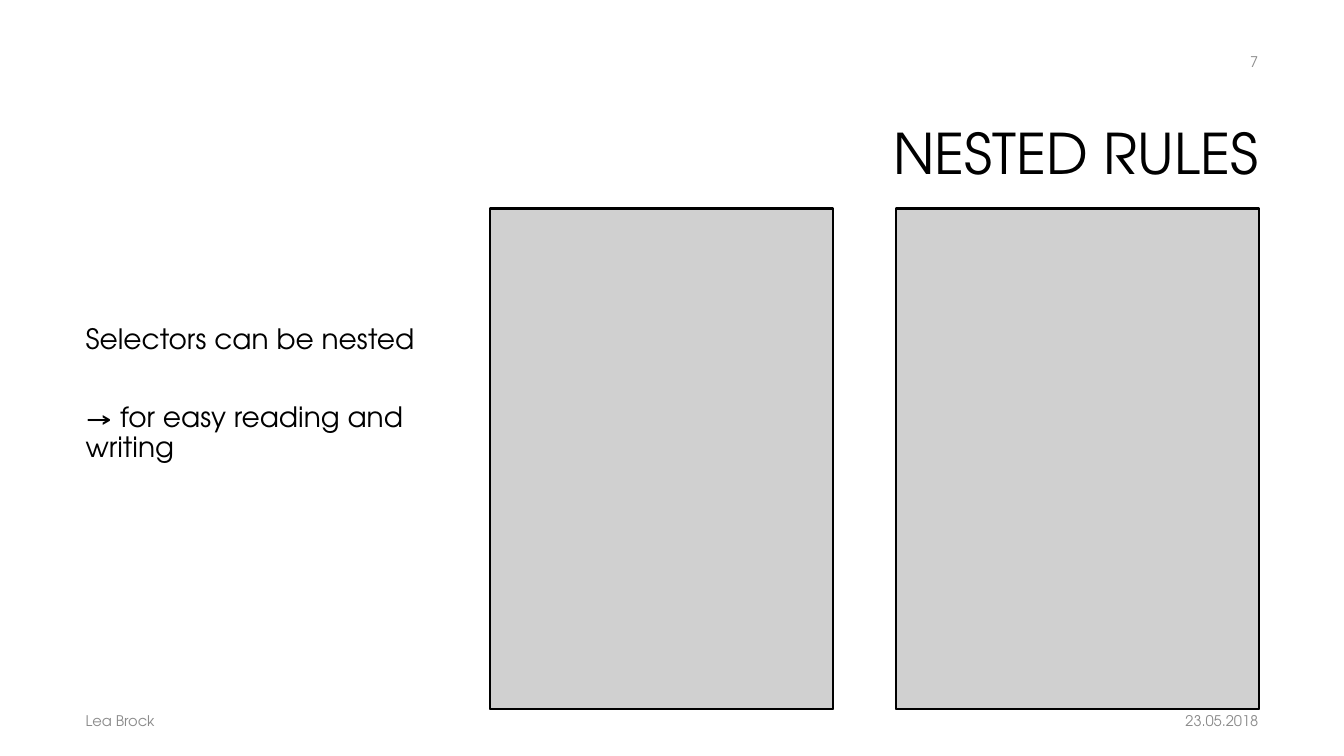
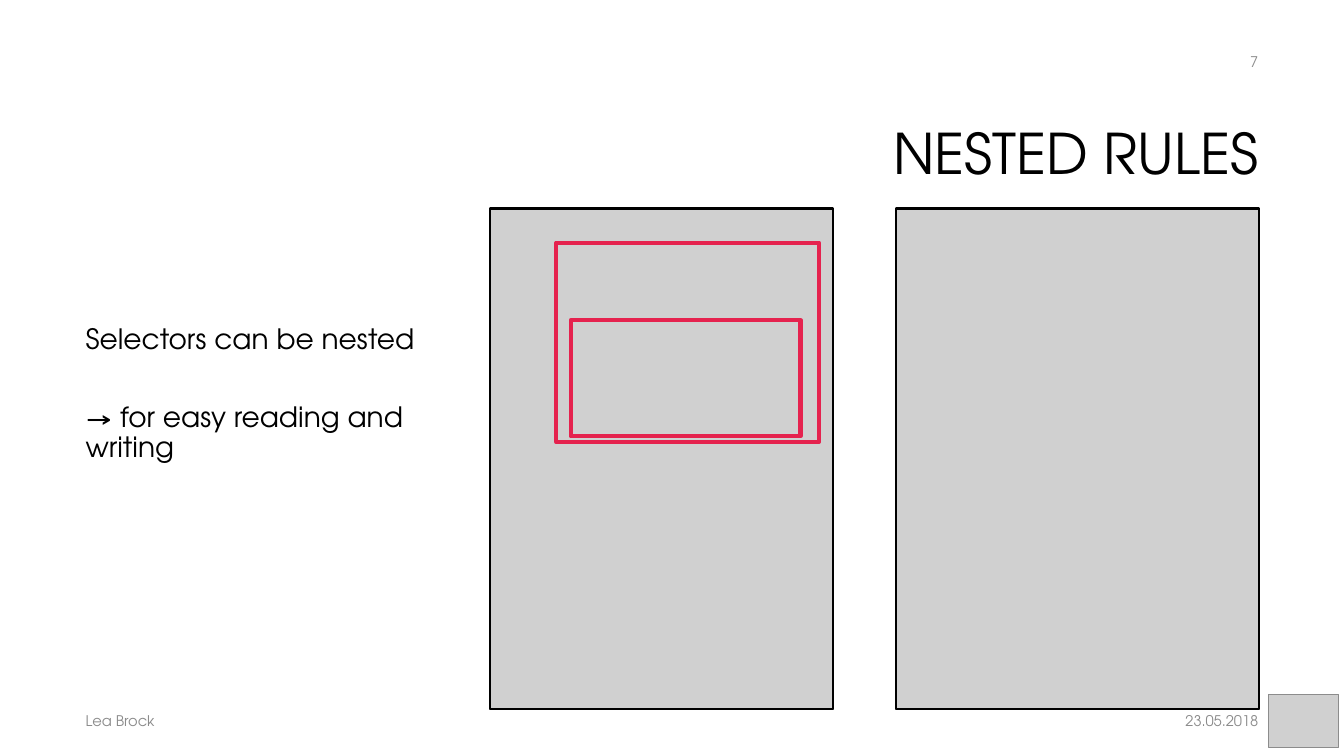
Before and after one commit to Lea97/E-Portfolio_Sass, a slide deck: slide 7 of Sliders/E-Portfolio_Sass.pptx. Drawn at 1344x756 pixels with LibreOffice and Linux fonts; fonts in the diff are those of the drawing; grey boxes stand for pictures; background and template pictures are left out. Boxes give left, top, right and bottom in pixels: in the first picture for what was removed or moved away, otherwise in the second. Text is boxed around its words. In the diff, an @@ line names an element or a change of style, - is before the commit and + after.

```diff
--- a/Sliders/E-Portfolio_Sass.pptx
+++ b/Sliders/E-Portfolio_Sass.pptx
@@ rectangle added at [557, 243, 820, 443], outline #E5224E 3 pt @@
@@ rectangle added at [571, 321, 801, 437], outline #E5224E 3 pt @@
@@ picture added at [1268, 695, 1339, 747] @@
```
Also in this commit, not shown: 14 other slides changed.
